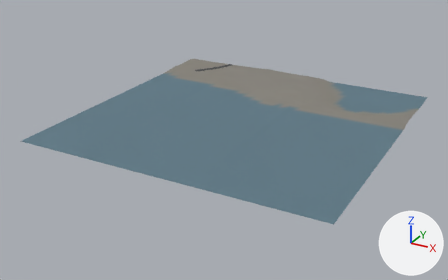
A saved change to the glTF model public/tiles/sf/t2_19.glb.
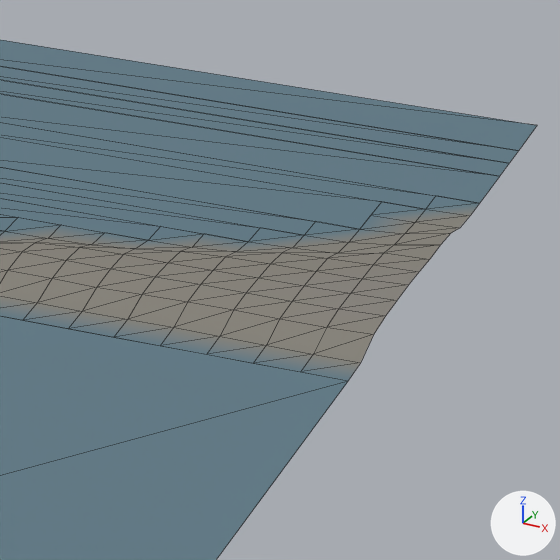
The first picture shows the older version from a 50 mm camera at (1689.0, -10610.0, 382.0) aimed at (1233.0, -9780.0, -33.0). The close-ups show the older and then the newer version on the part from 80% to 96% of the width and 29% to 55% of the height of that picture. Only the edits that show in the close-ups are written down. Arrows for +X, +Y and +Z are at lower right; the lights stay in place. The close-ups show mesh edges as thin lines. Where no turn or scale is listed for an object, it has been applied to the vertices.

The first close-up shows 'ground'.
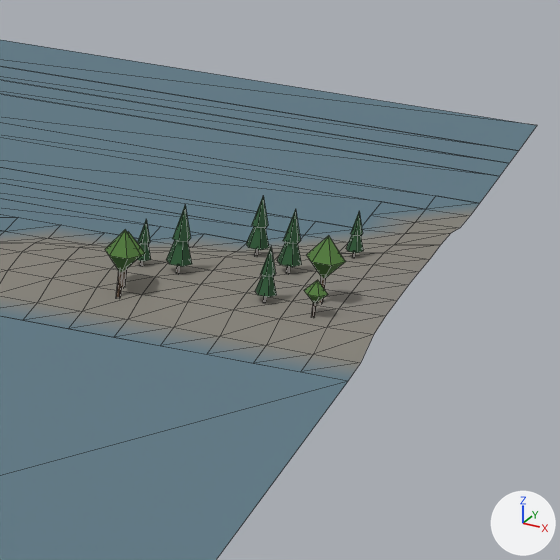
Patch to the scene script:
```diff
--- a/public/tiles/sf/t2_19.glb.py
+++ b/public/tiles/sf/t2_19.glb.py
@@ mat_foliage @@
+mat_foliage = bpy.data.materials.new('foliage')
+mat_foliage.use_nodes = True; mat_foliage.node_tree.nodes.clear()
+_N = mat_foliage.node_tree.nodes; _L = mat_foliage.node_tree.links
+n0 = _N.new('ShaderNodeBsdfPrincipled'); n0.name = 'Principled BSDF'
+n0.inputs[2].default_value = 0.95  # 'Roughness'
+n1 = _N.new('ShaderNodeOutputMaterial'); n1.name = 'Material Output'
+n2 = _N.new('ShaderNodeVertexColor'); n2.name = 'Color Attribute'
+_L.new(n0.outputs[0], n1.inputs[0])  # 'BSDF' to 'Surface'
+_L.new(n2.outputs[0], n0.inputs[0])  # 'Color' to 'Base Color'
@@ ob_foliage_conifer_045 @@
+ob_foliage_conifer_045 = bpy.data.objects.new('foliage-conifer.045', me_foliage_conifer)  # 22 vertices, 20 faces; spans x -0.5..0.5, y -0.43..0.43, z -0.02..1.0
+ob_foliage_conifer_045.parent = ob_foliage_conifer
+ob_foliage_conifer_045.location = (224.8, 97.25, 3.281)
+ob_foliage_conifer_045.scale = (4.75, 4.75, 13.0)
@@ ob_foliage_conifer @@
+ob_foliage_conifer = bpy.data.objects.new('foliage-conifer', None)
+ob_foliage_conifer.location = (1250.0, -9750.0, 0.0)
@@ ob_foliage_conifer_044 @@
+ob_foliage_conifer_044 = bpy.data.objects.new('foliage-conifer.044', me_foliage_conifer)  # 22 vertices, 20 faces; spans x -0.5..0.5, y -0.43..0.43, z -0.02..1.0
+ob_foliage_conifer_044.parent = ob_foliage_conifer
+ob_foliage_conifer_044.location = (203.5, 105.2, 3.281)
+ob_foliage_conifer_044.scale = (5.75, 5.75, 16.0)
@@ ob_foliage_conifer_043 @@
+ob_foliage_conifer_043 = bpy.data.objects.new('foliage-conifer.043', me_foliage_conifer)  # 22 vertices, 20 faces; spans x -0.5..0.5, y -0.43..0.43, z -0.02..1.0
+ob_foliage_conifer_043.parent = ob_foliage_conifer
+ob_foliage_conifer_043.location = (195.2, 105.8, 3.25)
+ob_foliage_conifer_043.scale = (4.0, 4.0, 11.0)
@@ ob_foliage_conifer_042 @@
+ob_foliage_conifer_042 = bpy.data.objects.new('foliage-conifer.042', me_foliage_conifer)  # 22 vertices, 20 faces; spans x -0.5..0.5, y -0.43..0.43, z -0.02..1.0
+ob_foliage_conifer_042.parent = ob_foliage_conifer
+ob_foliage_conifer_042.location = (224.8, 116.5, 3.438)
+ob_foliage_conifer_042.scale = (5.5, 5.5, 15.0)
@@ ob_foliage_conifer_039 @@
+ob_foliage_conifer_039 = bpy.data.objects.new('foliage-conifer.039', me_foliage_conifer)  # 22 vertices, 20 faces; spans x -0.5..0.5, y -0.43..0.43, z -0.02..1.0
+ob_foliage_conifer_039.parent = ob_foliage_conifer
+ob_foliage_conifer_039.location = (215.5, 125.2, 2.766)
+ob_foliage_conifer_039.scale = (5.25, 5.25, 14.2)
@@ ob_foliage_conifer_038 @@
+ob_foliage_conifer_038 = bpy.data.objects.new('foliage-conifer.038', me_foliage_conifer)  # 22 vertices, 20 faces; spans x -0.5..0.5, y -0.43..0.43, z -0.02..1.0
+ob_foliage_conifer_038.parent = ob_foliage_conifer
+ob_foliage_conifer_038.location = (234.8, 134.0, 2.969)
+ob_foliage_conifer_038.scale = (4.0, 4.0, 11.0)
@@ ob_foliage_broadleaf_043 @@
+ob_foliage_broadleaf_043 = bpy.data.objects.new('foliage-broadleaf.043', me_foliage_broadleaf)  # 16 vertices, 20 faces; spans x -0.5..0.5, y -0.43..0.43, z -0.02..1.0
+ob_foliage_broadleaf_043.parent = ob_foliage_broadleaf
+ob_foliage_broadleaf_043.location = (195.5, 87.75, 2.141)
+ob_foliage_broadleaf_043.scale = (8.0, 8.0, 15.8)
@@ ob_foliage_broadleaf @@
+ob_foliage_broadleaf = bpy.data.objects.new('foliage-broadleaf', None)
+ob_foliage_broadleaf.location = (1250.0, -9750.0, 0.0)
@@ ob_foliage_broadleaf_042 @@
+ob_foliage_broadleaf_042 = bpy.data.objects.new('foliage-broadleaf.042', me_foliage_broadleaf)  # 16 vertices, 20 faces; spans x -0.5..0.5, y -0.43..0.43, z -0.02..1.0
+ob_foliage_broadleaf_042.parent = ob_foliage_broadleaf
+ob_foliage_broadleaf_042.location = (236.0, 94.25, 3.109)
+ob_foliage_broadleaf_042.scale = (5.25, 5.25, 8.5)
@@ ob_foliage_broadleaf_041 @@
+ob_foliage_broadleaf_041 = bpy.data.objects.new('foliage-broadleaf.041', me_foliage_broadleaf)  # 16 vertices, 20 faces; spans x -0.5..0.5, y -0.43..0.43, z -0.02..1.0
+ob_foliage_broadleaf_041.parent = ob_foliage_broadleaf
+ob_foliage_broadleaf_041.location = (195.0, 92.5, 2.734)
+ob_foliage_broadleaf_041.scale = (8.25, 8.25, 13.0)
@@ ob_foliage_broadleaf_040 @@
+ob_foliage_broadleaf_040 = bpy.data.objects.new('foliage-broadleaf.040', me_foliage_broadleaf)  # 16 vertices, 20 faces; spans x -0.5..0.5, y -0.43..0.43, z -0.02..1.0
+ob_foliage_broadleaf_040.parent = ob_foliage_broadleaf
+ob_foliage_broadleaf_040.location = (235.5, 102.2, 3.484)
+ob_foliage_broadleaf_040.scale = (8.5, 8.5, 15.5)
```

Pixel boxes [x1, y1, x2, y2] of what changed, in the close-ups (560 x 560 px):
'foliage-broadleaf.040', added (green)
    after: [307, 236, 346, 303]
'foliage-broadleaf.043', added (green)
    after: [105, 229, 141, 298]
'foliage-conifer.044', added (green)
    after: [166, 205, 192, 273]
'foliage-conifer.042', added (green)
    after: [277, 209, 302, 273]
'foliage-conifer.039', added (green)
    after: [246, 196, 269, 255]
'foliage-conifer.045', added (green)
    after: [255, 248, 277, 302]
'foliage-conifer.038', added (green)
    after: [346, 211, 364, 257]
'foliage-broadleaf.042', added
    after: [304, 280, 328, 317]
'foliage-conifer.043', added
    after: [137, 219, 151, 265]
'foliage-broadleaf.041', added
    after: [122, 231, 145, 287]
